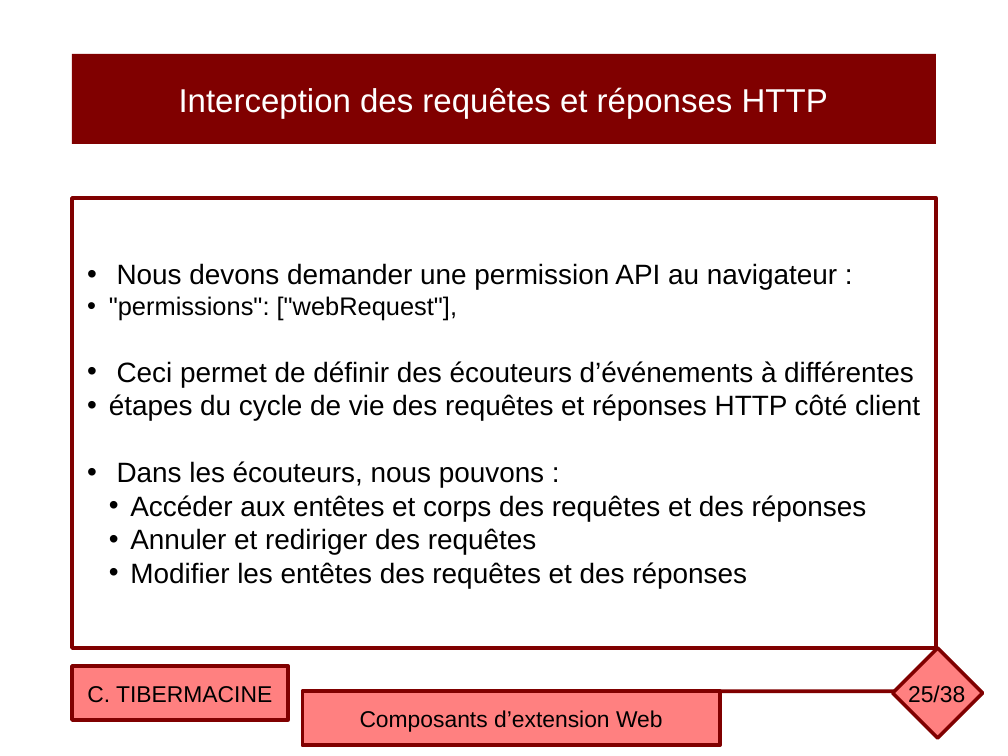
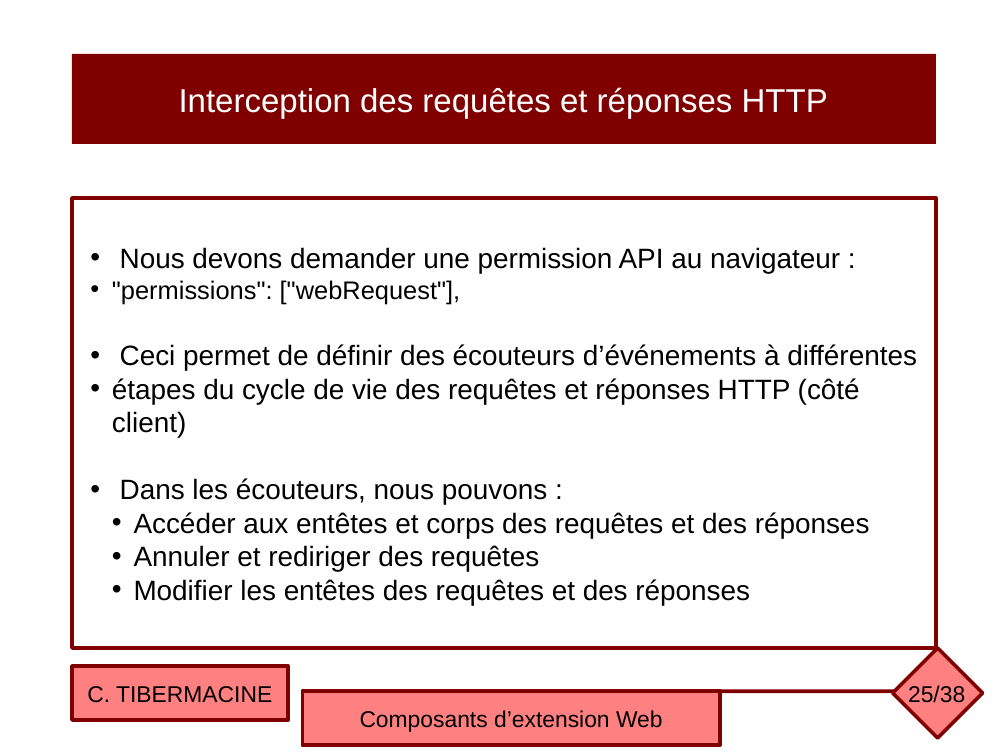
Before and after one commit to ctiber/composants, a slide deck: slide 25 of cours/cours5.odp. Drawn at 1008x756 pixels with LibreOffice and Linux fonts; fonts in the diff are those of the drawing. Boxes give left, top, right and bottom in pixels: in the first picture for what was removed or moved away, otherwise in the second. Text is boxed around its words. In the diff, an @@ line names an element or a change of style, - is before the commit and + after.

```diff
--- a/cours/cours5.odp
+++ b/cours/cours5.odp
@@ text in rectangle at <box>112,378,860,437</box>: text changed @@
-• étapes du cycle de vie des requêtes et réponses HTTP côté client
+• étapes du cycle de vie des requêtes et réponses HTTP (côté client)
```
Also in this commit, not shown: 10 other slides changed, 1 other file.
